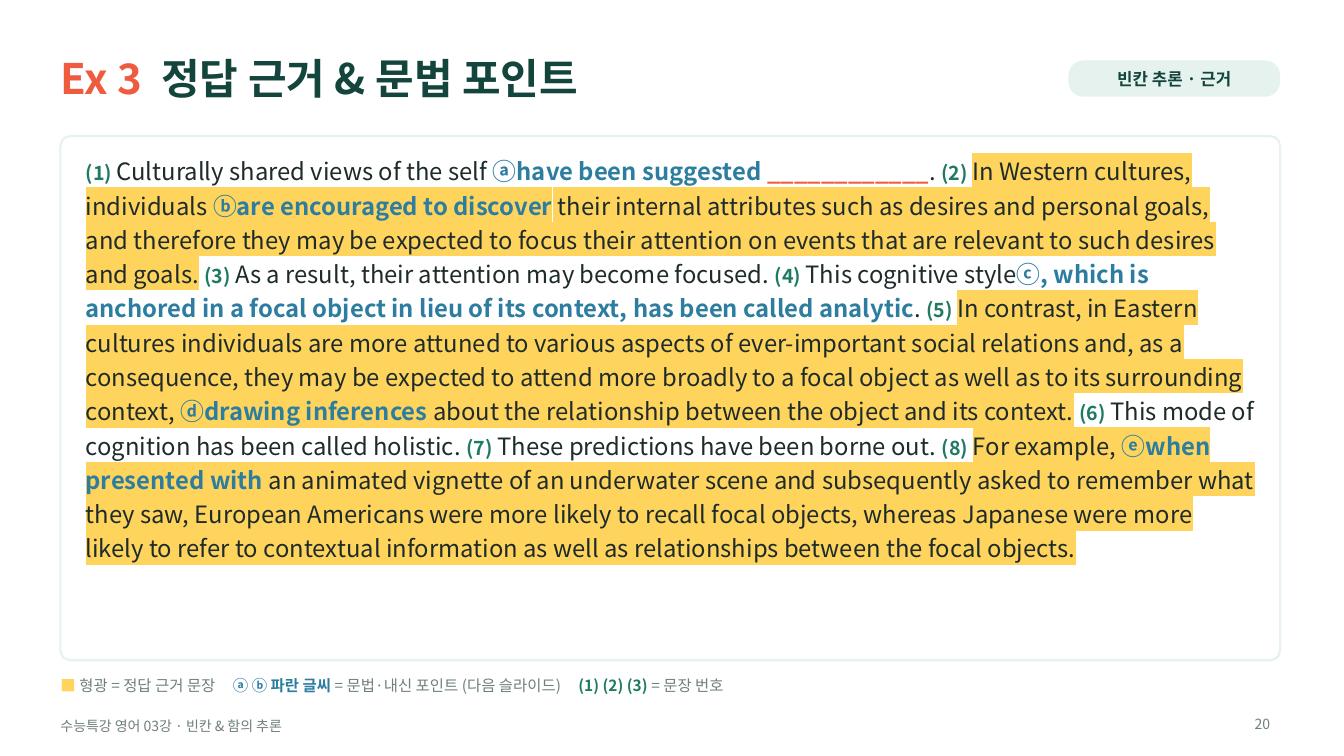
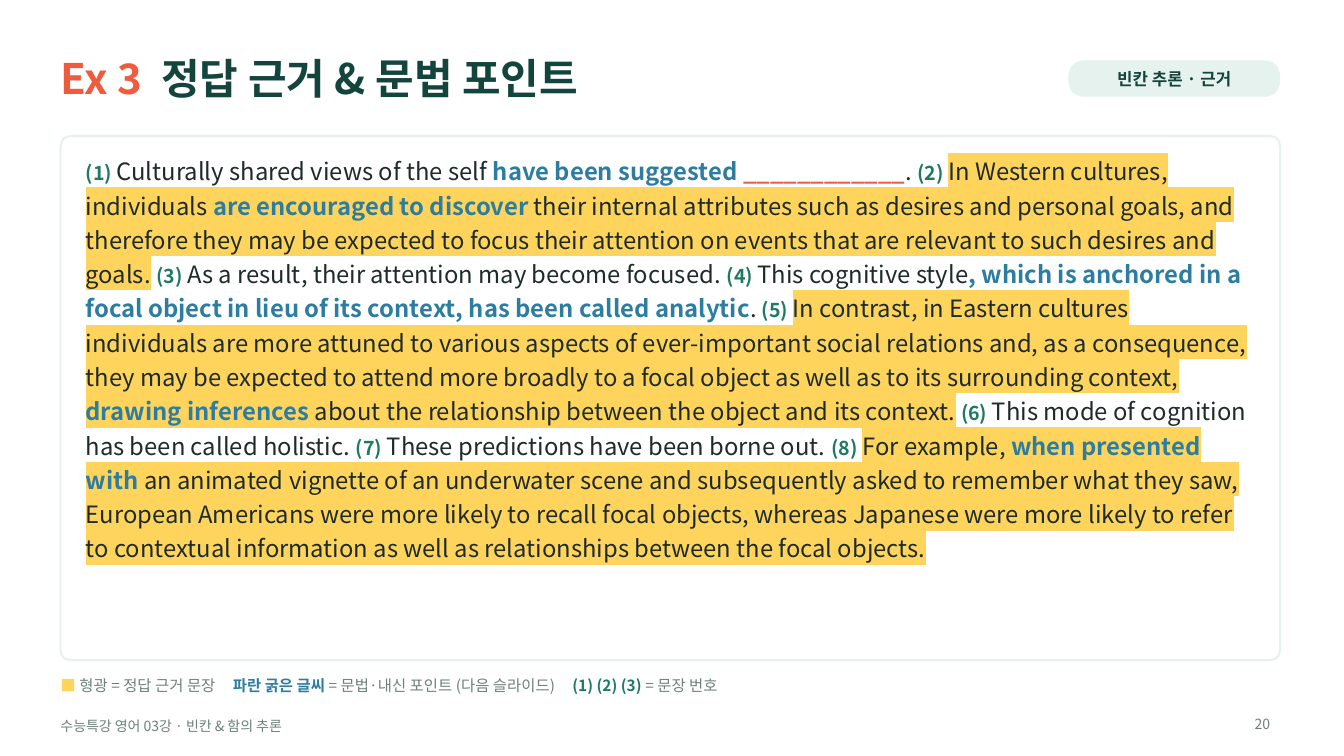
Before and after one commit to HUFSDavid/HUFSDavid, a slide deck: slide 20 of 수능특강_영어_03강_수업PPT.pptx. Drawn at 1344x756 pixels with LibreOffice and Linux fonts; fonts in the diff are those of the drawing. Boxes give left, top, right and bottom in pixels: in the first picture for what was removed or moved away, otherwise in the second. Text is boxed around its words. In the diff, an @@ line names an element or a change of style, - is before the commit and + after.

```diff
--- a/수능특강_영어_03강_수업PPT.pptx
+++ b/수능특강_영어_03강_수업PPT.pptx
@@ text at (86, 160, 1246, 563): text changed @@
-(1) Culturally shared views of the self ⓐhave been suggested ____________. (2) In Western cultures, individuals ⓑare encouraged to discover their internal attributes such as desires and personal goals, and therefore they may be expected to focus their attention on events that are relevant to such desires and goals. (3) As a result, their attention may become focused. (4) This cognitive styleⓒ, which is anchored in a focal object in lieu of its context, has been called analytic. (5) In contrast, in Eastern cultures individuals are more attuned to various aspects of ever-important social relations and, as a consequence, they may be expected to attend more broadly to a focal object as well as to its surrounding context, ⓓdrawing inferences about the relationship between the object and its context. (6) This mode of cognition has been called holistic. (7) These predictions have been borne out. (8) For example, ⓔwhen presented with an animated vignette of an underwater scene and subsequently asked to remember what they saw, European Americans were more likely to recall focal objects, whereas Japanese were more likely to refer to contextual information as well as relationships between the focal objects.
+(1) Culturally shared views of the self have been suggested ____________. (2) In Western cultures, individuals are encouraged to discover their internal attributes such as desires and personal goals, and therefore they may be expected to focus their attention on events that are relevant to such desires and goals. (3) As a result, their attention may become focused. (4) This cognitive style, which is anchored in a focal object in lieu of its context, has been called analytic. (5) In contrast, in Eastern cultures individuals are more attuned to various aspects of ever-important social relations and, as a consequence, they may be expected to attend more broadly to a focal object as well as to its surrounding context, drawing inferences about the relationship between the object and its context. (6) This mode of cognition has been called holistic. (7) These predictions have been borne out. (8) For example, when presented with an animated vignette of an underwater scene and subsequently asked to remember what they saw, European Americans were more likely to recall focal objects, whereas Japanese were more likely to refer to contextual information as well as relationships between the focal objects.
@@ text at (79, 678, 717, 694): text changed @@
-■ 형광 = 정답 근거 문장 ⓐ ⓑ 파란 글씨 = 문법·내신 포인트 (다음 슬라이드) (1) (2) (3) = 문장 번호
+■ 형광 = 정답 근거 문장 파란 굵은 글씨 = 문법·내신 포인트 (다음 슬라이드) (1) (2) (3) = 문장 번호
```
Also in this commit, not shown: 23 other slides changed.
